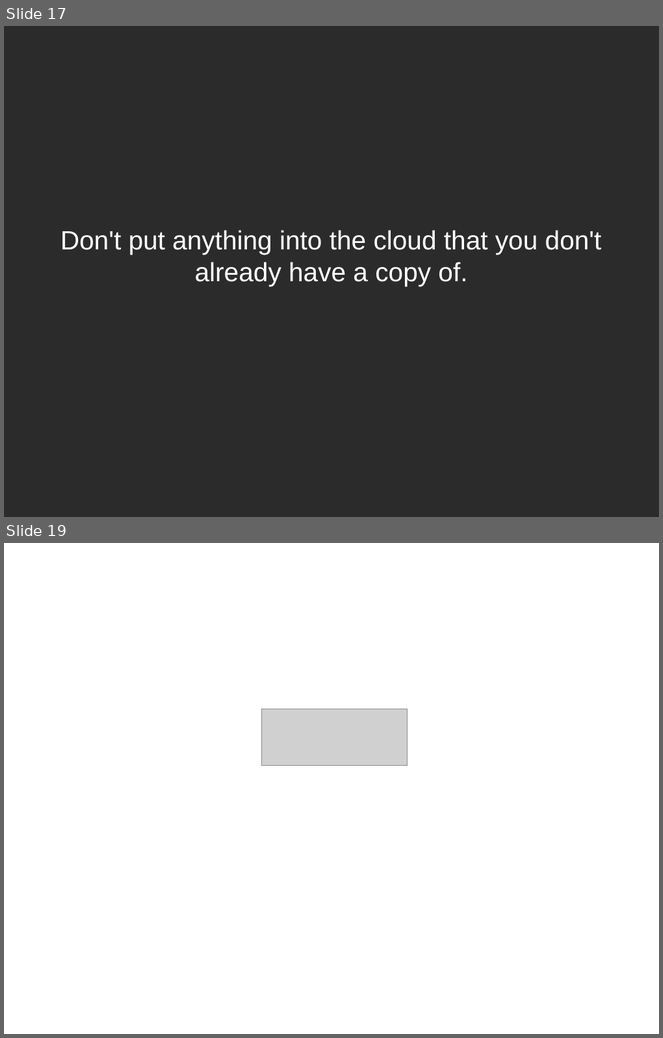
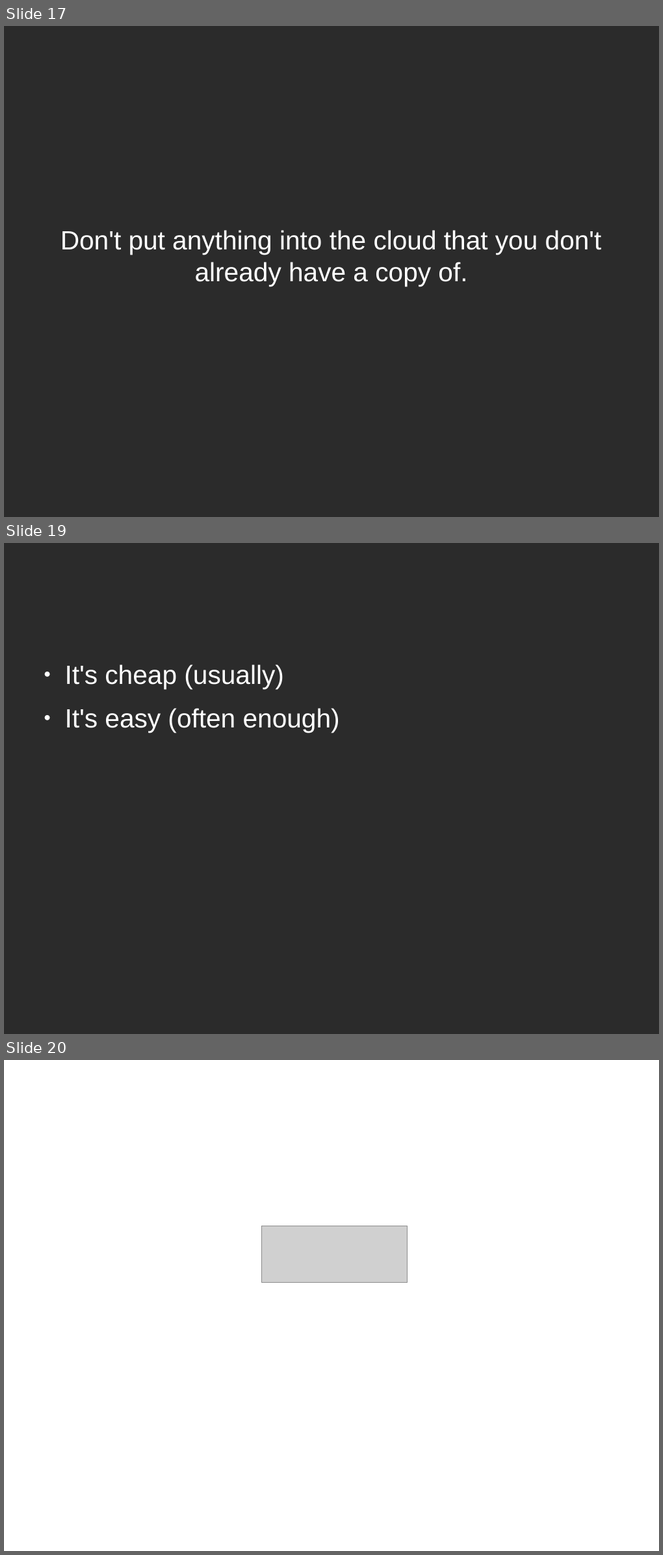
Before and after one commit to ruebot/SuperConference-2011---Cloud-computing, a slide deck: sc-2011-local-clouds.odp. Shown one above the other, each under a label of ours: slides 17 and 19 before the commit, slides 17, 19 and 20 after it; the slides between them are not shown. The pictures are 663x1038 and 663x1555 pixels, drawn with LibreOffice and Linux fonts; fonts in the diff are those of the drawing; grey boxes stand for pictures; background and template pictures are left out; a plain dark background stands for a picture behind light text. Boxes give left, top, right and bottom in pixels: in the first picture for what was removed or moved away, otherwise in the second. Text is boxed around its words. In the diff, an @@ line names an element or a change of style, - is before the commit and + after.

```diff
--- a/sc-2011-local-clouds.odp
+++ b/sc-2011-local-clouds.odp
@@ slide 19 added at (x1=4, y1=543, x2=659, y2=1034), background picture (left out) @@
@@ text added at (x1=65, y1=665, x2=340, y2=733), 32 pt, text #FFFFFF @@
+● It's cheap (usually)
+● It's easy (often enough)
@@ what was slide 19 is now slide 20 @@
```
Also in this commit, not shown: 1 slide changed.
